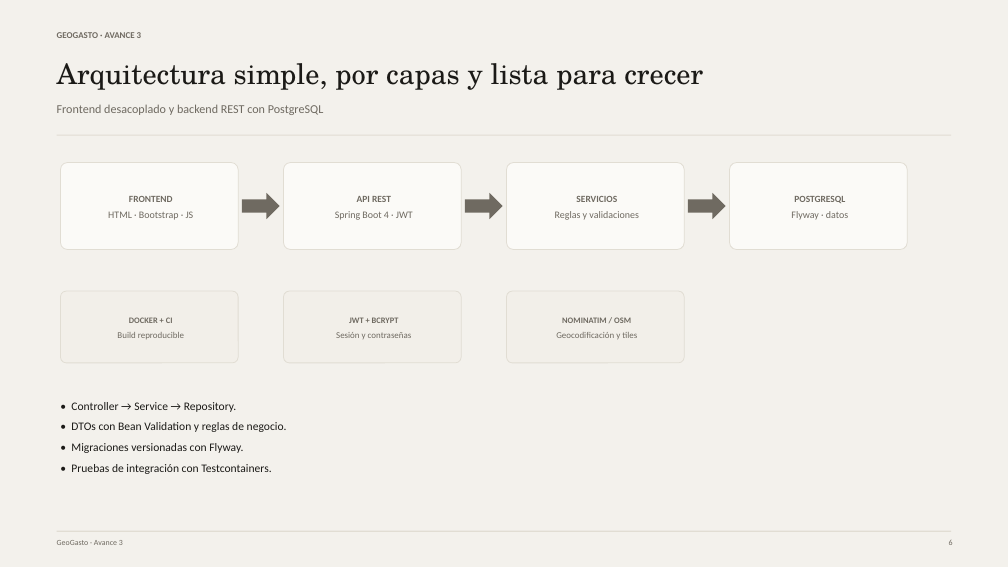
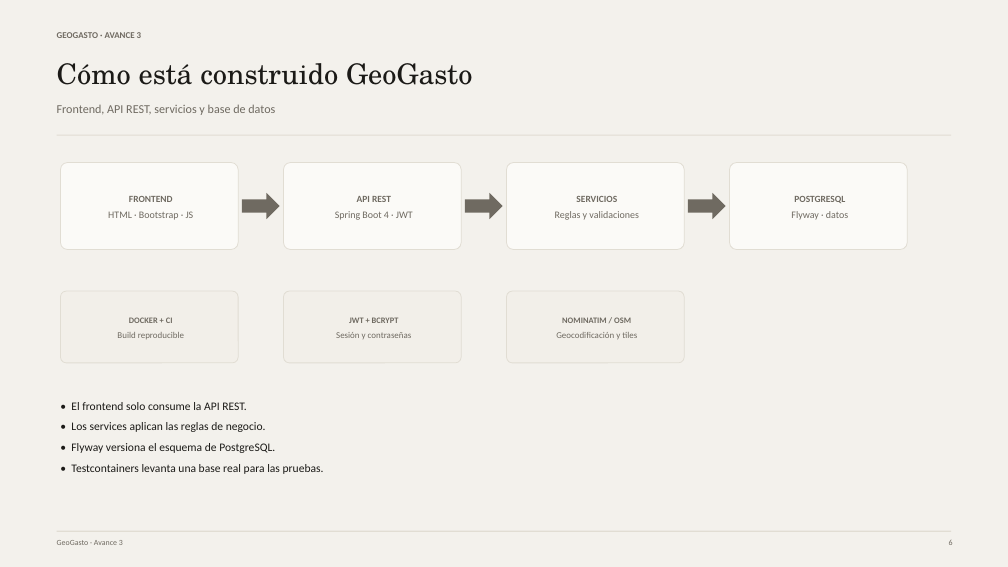
Before and after one commit to diegomorantemz/geogasto, a slide deck: slide 6 of docs/presentacion/GeoGasto-Avance-3.pptx. Drawn at 1008x567 pixels with LibreOffice and Linux fonts; fonts in the diff are those of the drawing. Boxes give left, top, right and bottom in pixels: in the first picture for what was removed or moved away, otherwise in the second. Text is boxed around its words. In the diff, an @@ line names an element or a change of style, - is before the commit and + after.

Commit message:
docs: actualizar presentación y guion con nuevo orden de exposición
- Aaron abre con introducción, problema y demo
- Diego presenta funciones, arquitectura, seguridad y datos
- D'alessandro cierra con Avance 3, pruebas y próximos pasos
- Textos más naturales, ejemplos concretos y limitaciones reales
- PDFs actualizados

```diff
--- a/docs/presentacion/GeoGasto-Avance-3.pptx
+++ b/docs/presentacion/GeoGasto-Avance-3.pptx
@@ text at box(57, 63, 472, 85): text changed @@
-Arquitectura simple, por capas y lista para crecer
+Cómo está construido GeoGasto
@@ text at box(57, 104, 275, 115): text changed @@
-Frontend desacoplado y backend REST con PostgreSQL
+Frontend, API REST, servicios y base de datos
@@ text at box(71, 402, 324, 474): text changed @@
-• Controller → Service → Repository.
-• DTOs con Bean Validation y reglas de negocio.
-• Migraciones versionadas con Flyway.
-• Pruebas de integración con Testcontainers.
+• El frontend solo consume la API REST.
+• Los services aplican las reglas de negocio.
+• Flyway versiona el esquema de PostgreSQL.
+• Testcontainers levanta una base real para las pruebas.
```
Also in this commit, not shown: 12 other slides changed, 5 other files.
